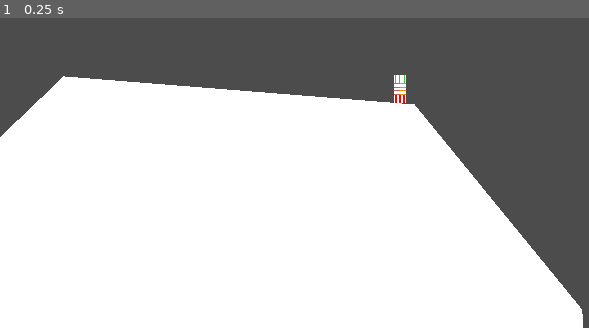
Above: before the commit, frame 1.
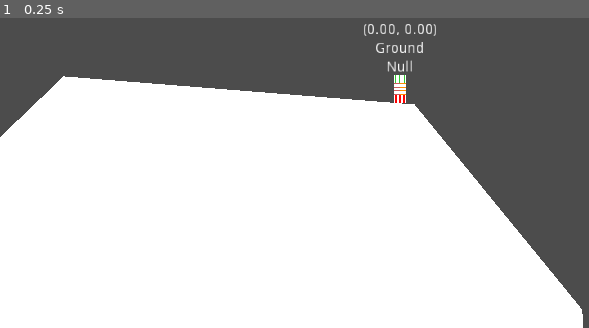
Above: after the commit, the same moment.

Repository: aloelucidity/127CharacterRewrite
Game: Godot game, scene res://Node2D.tscn
Two runs of this game, one before a commit and one after it. Both use one fixed random seed, a clock stepped at 60 frames per second and the inputs below.
Inputs:
- Up to frame 1 (0.25 s): no input

The runs differ from the first frame. In frame 1, 0.4% of the frame differs, in the area x 61-75%, y 1-18%.

Commit message:
hello triple jump

Diff:
--- a/character/character.gd
+++ b/character/character.gd
@@ -23,7 +23,7 @@
 # to the air state, it'll set an override for a few frames so you
 # can still do ground actions even if you're slightly late
 var container_override: PhysicsState
-var override_frames: int
+var override_timer: int
 
 ### Inputs
 enum input_names {
@@ -62,23 +62,18 @@
 func _physics_process(delta: float):
 	update_inputs()
 
-	handle_general_updates()
-	update_states("physics", physics_states)
+	handle_general_updates(delta)
+	update_states(delta, "physics", physics_states)
 
 	var container: PhysicsState = physics
-	if override_frames > 0:
-		override_frames -= 1
+	if override_timer > 0:
+		override_timer -= 1
 		container = container_override
-		if override_frames <= 0: container_override = null
+		if override_timer <= 0: container_override = null
 
-	update_states("action", container)
+	update_states(delta, "action", container)
 
 	collider._update(delta)
-
-
-### Collision queries
-func is_grounded() -> bool:
-	return collider.floor_info["is_colliding"]
 
 
 ### States
@@ -115,10 +110,10 @@
 	return null
 
 
-func handle_general_updates() -> void:
+func handle_general_updates(delta: float) -> void:
 	if is_instance_valid(physics_states):
 		for phys in physics_states.get_children():
-			phys._general_update()
+			phys._general_update(delta)
 
 			for act in phys.get_children():
 				var action_state: ActionState
@@ -127,16 +122,16 @@
 				elif act is StateLink:
 					var link: StateLink = act
 					action_state = link.link_to
-				action_state._general_update()
+				action_state._general_update(delta)
 
 
-func update_states(type: String, container: Node) -> void:
+func update_states(delta: float, type: String, container: Node) -> void:
 	## handle updates, transitions
 	var cur_state: State = self[type]
 	if is_instance_valid(cur_state):
 		var transition_to: String = cur_state._transition_check()
 		if transition_to == cur_state.name:
-			cur_state._update()
+			cur_state._update(delta)
 		elif is_instance_valid(container) and container.has_node(transition_to):
 			var found_node: Node = container.get_node(transition_to)
 			var new_state: State
@@ -157,9 +152,15 @@
 			set_state(type, startup_state)
 
 
+### Collision queries
+func is_grounded() -> bool:
+	return collider.floor_info["is_colliding"]
+
+
 ### Physics
 func get_gravity_sum() -> float:
-	var total_factor: float = gravity * gravity_factor
+	# yeah, for some reason gravity is twice as strong as advertised in 127
+	var total_factor: float = gravity * 2 * gravity_factor
 	if is_instance_valid(physics):
 		total_factor *= physics.gravity_factor
 	if is_instance_valid(action):
@@ -172,3 +173,10 @@
 	if is_instance_valid(physics) and physics.override_size:
 		return physics.custom_size
 	return base_size
+
+func can_snap() -> bool:
+	if is_instance_valid(action):
+		return not action.disable_snap
+	if is_instance_valid(physics):
+		return not physics.disable_snap
+	return true
--- a/character/character.tscn
+++ b/character/character.tscn
@@ -1,10 +1,14 @@
-[gd_scene load_steps=6 format=2]
+[gd_scene load_steps=10 format=2]
 
 [ext_resource path="res://character/character.gd" type="Script" id=1]
 [ext_resource path="res://character/components/ray_setup.gd" type="Script" id=2]
 [ext_resource path="res://character/components/collider.gd" type="Script" id=3]
 [ext_resource path="res://character/states/physics/air.gd" type="Script" id=4]
 [ext_resource path="res://character/states/physics/ground.gd" type="Script" id=5]
+[ext_resource path="res://character/states/action/jump.gd" type="Script" id=6]
+[ext_resource path="res://helper/property_watcher.gd" type="Script" id=7]
+[ext_resource path="res://character/states/action/triple_jump.gd" type="Script" id=8]
+[ext_resource path="res://character/states/physics/somersault.gd" type="Script" id=9]
 
 [node name="Character" type="KinematicBody2D"]
 script = ExtResource( 1 )
@@ -38,19 +42,78 @@
 [node name="Air" type="Node" parent="PhysicsStates"]
 script = ExtResource( 4 )
 animation = "fall"
-move_speed = 124.0
+move_speed = 216.0
 acceleration = 16.0
 overshoot_speed = 0.25
 friction = 2.3
 overshoot_friction = 4.6
 ground_name = "Ground"
 
+[node name="Somersault" type="Node" parent="PhysicsStates"]
+script = ExtResource( 9 )
+animation = "fall"
+move_speed = 216.0
+acceleration = 10.0
+overshoot_speed = 0.25
+friction = 2.3
+overshoot_friction = 4.6
+ground_name = "Ground"
+air_name = "Air"
+
 [node name="Ground" type="Node" parent="PhysicsStates"]
 script = ExtResource( 5 )
-disable_snap = false
 move_speed = 216.0
 acceleration = 16.0
 turn_speed = 30.0
 overshoot_speed = 3.5
 friction = 27.0
 air_name = "Air"
+
+[node name="JumpAction" type="Node" parent="PhysicsStates/Ground"]
+script = ExtResource( 6 )
+disable_snap = true
+jump_powers = [ 350.0, 425.0 ]
+triple_jump_threshold = 80.0
+triple_jump_path = NodePath("../TripleJumpAction")
+air_path = NodePath("../../Air")
+somersault_path = NodePath("../../Somersault")
+max_jumps = 3
+
+[node name="TripleJumpAction" type="Node" parent="PhysicsStates/Ground"]
+script = ExtResource( 8 )
+disable_snap = true
+launch_power = 100.0
+jump_power = 495.0
+
+[node name="Debug" type="VBoxContainer" parent="."]
+anchor_left = 0.5
+anchor_top = 0.5
+anchor_right = 0.5
+anchor_bottom = 0.5
+margin_top = -27.0
+margin_bottom = -27.0
+grow_horizontal = 2
+grow_vertical = 0
+
+[node name="Label" type="Label" parent="Debug"]
+margin_bottom = 14.0
+align = 1
+script = ExtResource( 7 )
+object_to_watch = NodePath("../..")
+property_to_watch = "velocity"
+
+[node name="Label2" type="Label" parent="Debug"]
+margin_top = 18.0
+margin_bottom = 32.0
+align = 1
+script = ExtResource( 7 )
+object_to_watch = NodePath("../..")
+property_to_watch = "physics"
+
+[node name="Label3" type="Label" parent="Debug"]
+margin_top = 36.0
+margin_bottom = 50.0
+align = 1
+script = ExtResource( 7 )
+object_to_watch = NodePath("../..")
+property_to_watch = "action"
--- a/character/components/collider.gd
+++ b/character/components/collider.gd
@@ -77,7 +77,7 @@
 	## RAY CHECKS
 	# snapping further when going down on a slope
 	var slope_offset: float = COLLISION_GRACE
-	if floor_info["is_colliding"] and character.velocity.x != 0:
+	if floor_info["is_colliding"] and character.can_snap() and character.velocity.x != 0:
 		slope_offset = abs(character.velocity.x) * delta * (1.0 - floor_info["edge_normal"].y)
 		slope_offset = max(COLLISION_GRACE, slope_offset)
 
--- /dev/null
+++ b/character/states/action/jump.gd
@@ -0,0 +1,81 @@
+class_name JumpAction
+extends ActionState
+
+
+export(Array, float) var jump_powers
+export var triple_jump_threshold: float
+export var triple_jump_path: NodePath
+export var air_path: NodePath
+export var somersault_path: NodePath
+export var max_jumps: int
+
+var jump_sequence: int
+var reset_timer: float
+var pressed_buffer: float
+
+var jump_released: bool = false
+const HEIGHT_MULT: float = 0.7
+
+
+### Main logic
+
+## runs once when this state begins being active
+func _on_enter() -> void:
+	jump_released = false
+
+	## triple jump
+	if jump_sequence >= max_jumps - 1 and abs(character.velocity.x) > triple_jump_threshold:
+		character.set_state("action", get_node(triple_jump_path))
+		character.set_state("physics", get_node(somersault_path))
+		reset_timer = 0
+	## single and double jump
+	else:
+		jump_sequence = min(jump_sequence, max_jumps - 2)
+		character.set_state("physics", get_node(air_path))
+		character.velocity.y = min(-jump_powers[jump_sequence], character.velocity.y)
+
+	jump_sequence += 1
+	reset_timer = 0.175
+	if jump_sequence >= max_jumps:
+		jump_sequence = 0
+		reset_timer = 0
+
+
+## runs every frame while active
+func _update(_delta: float):
+	## jump height variation
+	if not jump_released and not character.inputs[Character.input_names.jump][0]:
+		jump_released = true
+		character.velocity.y *= HEIGHT_MULT
+
+
+## always runs no matter what, before any of the other functions
+func _general_update(delta: float) -> void:
+	var jump_just_pressed: bool = character.inputs[Character.input_names.jump][1]
+	if jump_just_pressed:
+		pressed_buffer = 0.075
+	else:
+		pressed_buffer -= delta
+
+	if character.is_grounded():
+		reset_timer -= delta
+		reset_timer = max(reset_timer, 0)
+		if reset_timer == 0:
+			jump_sequence = 0
+
+
+### Transitions
+
+## runs this check every frame while inactive and
+## in the character's current pool of states
+func _startup_check() -> bool:
+	return pressed_buffer > 0 and character.velocity.y >= -3 and character.is_grounded()
+
+
+## runs this check every frame while active
+## the string returned is the name of the state to change to
+## return self.name for no change!
+func _transition_check() -> String:
+	if character.velocity.y > 2 or character.physics is GroundPhysics:
+		return ""
+	return name
--- /dev/null
+++ b/character/states/action/triple_jump.gd
@@ -0,0 +1,37 @@
+class_name TripleJumpAction
+extends ActionState
+
+
+export var launch_power: float
+export var jump_power: float
+
+var jump_released: bool = false
+const HEIGHT_MULT: float = 0.7
+
+
+### Main logic
+
+## runs once when this state begins being active
+func _on_enter() -> void:
+	jump_released = false
+	character.velocity.x += launch_power * character.facing_direction
+	character.velocity.y = min(-jump_power, character.velocity.y)
+
+
+## runs every frame while active
+func _update(_delta: float):
+	## jump height variation
+	if not jump_released and not character.inputs[Character.input_names.jump][0]:
+		jump_released = true
+		character.velocity.y *= HEIGHT_MULT
+
+
+### Transitions
+
+## runs this check every frame while active
+## the string returned is the name of the state to change to
+## return self.name for no change!
+func _transition_check() -> String:
+	if character.velocity.y > 2 or character.physics is GroundPhysics:
+		return ""
+	return name
--- a/character/states/character_state.gd
+++ b/character/states/character_state.gd
@@ -18,7 +18,7 @@
 export var sprite_skew: float
 export var sprite_scale := Vector2.ONE
 
-export var disable_snap: bool = true
+export var disable_snap: bool
 
 
 # can't be type hinted because UGH cyclic dependency
@@ -41,7 +41,7 @@
 
 
 ## runs every frame while active
-func _update() -> void:
+func _update(_delta: float) -> void:
 	pass
 
 
@@ -56,5 +56,5 @@
 
 
 ## always runs no matter what, before any of the other functions
-func _general_update() -> void:
+func _general_update(_delta: float) -> void:
 	pass
--- a/character/states/physics/air.gd
+++ b/character/states/physics/air.gd
@@ -41,7 +41,7 @@
 
 
 ## runs every frame while active
-func _update() -> void:
+func _update(_delta: float) -> void:
 	## Gravity
 	var total_gravity: float = character.get_gravity_sum()
 	character.velocity.y += total_gravity
--- a/character/states/physics/ground.gd
+++ b/character/states/physics/ground.gd
@@ -1,4 +1,4 @@
-class_name MovementPhysics
+class_name GroundPhysics
 extends PhysicsState
 
 
@@ -39,7 +39,7 @@
 
 
 ## runs every frame while active
-func _update() -> void:
+func _update(_delta: float) -> void:
 	## Movement
 	var move_dir: int = 0
 	if character.inputs[Character.input_names.left][0]:
@@ -51,6 +51,8 @@
 		do_movement(move_dir)
 	else:
 		do_friction()
+
+	character.override_timer = 0.125
 
 
 ### Transitions
--- /dev/null
+++ b/character/states/physics/somersault.gd
@@ -0,0 +1,20 @@
+extends AirPhysics
+
+
+export var air_name: String
+
+
+### Transitions
+
+## runs this check every frame while inactive and
+## in the character's current pool of states
+func _startup_check() -> bool:
+	return false
+
+## runs this check every frame while active
+## the string returned is the name of the state to change to
+## return self.name for no change!
+func _transition_check() -> String:
+	if character.velocity.y > 0:
+		return air_name
+	return ._transition_check()
--- /dev/null
+++ b/helper/property_watcher.gd
@@ -0,0 +1,17 @@
+extends Label
+
+export var object_to_watch: NodePath
+export var property_to_watch: String
+
+onready var obj = get_node(object_to_watch)
+
+func _process(_delta: float) -> void:
+	if not is_instance_valid(obj):
+		return
+
+	var property = obj[property_to_watch]
+	if property is Vector2:
+		property = "(%.2f, %.2f)" % [property.x, property.y]
+	if property is Object:
+		property = property.name
+	text = str(property)
--- a/project.godot
+++ b/project.godot
@@ -35,9 +35,14 @@
 "path": "res://helper/collision_helper.gd"
 }, {
 "base": "PhysicsState",
-"class": "MovementPhysics",
+"class": "GroundPhysics",
 "language": "GDScript",
 "path": "res://character/states/physics/ground.gd"
+}, {
+"base": "ActionState",
+"class": "JumpAction",
+"language": "GDScript",
+"path": "res://character/states/action/jump.gd"
 }, {
 "base": "State",
 "class": "PhysicsState",
@@ -53,6 +58,11 @@
 "class": "StateLink",
 "language": "GDScript",
 "path": "res://character/states/state_link.gd"
+}, {
+"base": "ActionState",
+"class": "TripleJumpAction",
+"language": "GDScript",
+"path": "res://character/states/action/triple_jump.gd"
 } ]
 _global_script_class_icons={
 "ActionState": "",
@@ -60,10 +70,12 @@
 "Character": "",
 "CharacterCollider": "",
 "CollisionHelper": "",
-"MovementPhysics": "",
+"GroundPhysics": "",
+"JumpAction": "",
 "PhysicsState": "",
 "State": "",
-"StateLink": ""
+"StateLink": "",
+"TripleJumpAction": ""
 }
 
 [application]
